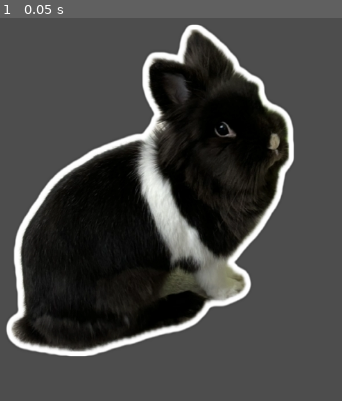
Above: before the commit, frame 1.
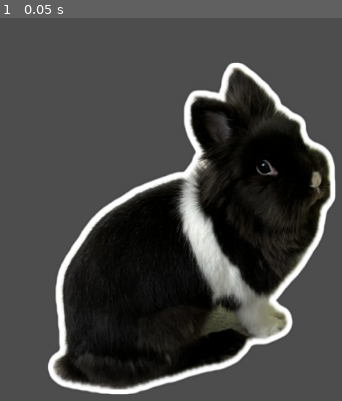
Above: after the commit, the same moment.

Repository: Alessandro404/Esame_Godot_ACABV
Game: Godot game, scene res://scenes/bnuui_scene.tscn
Same seed, same stepped clock (60 frames per second), same inputs: the game is played once before the commit and once after it. The project has no main scene, so this scene is started directly.
Inputs:
- Up to frame 1 (0.05 s): no input

The runs differ from the first frame. In frame 1, 43% of the frame differs, in the area x 1-99%, y 1-99%.

Commit message:
Update bnuui_scene.tscn

Diff:
--- a/scenes/bnuui_scene.tscn
+++ b/scenes/bnuui_scene.tscn
@@ -5,5 +5,5 @@
 [node name="Node2D" type="Node2D"]
 
 [node name="2" type="Sprite2D" parent="."]
-position = Vector2(264, 269)
+position = Vector2(324, 324)
 texture = ExtResource("1_d1hvj")
